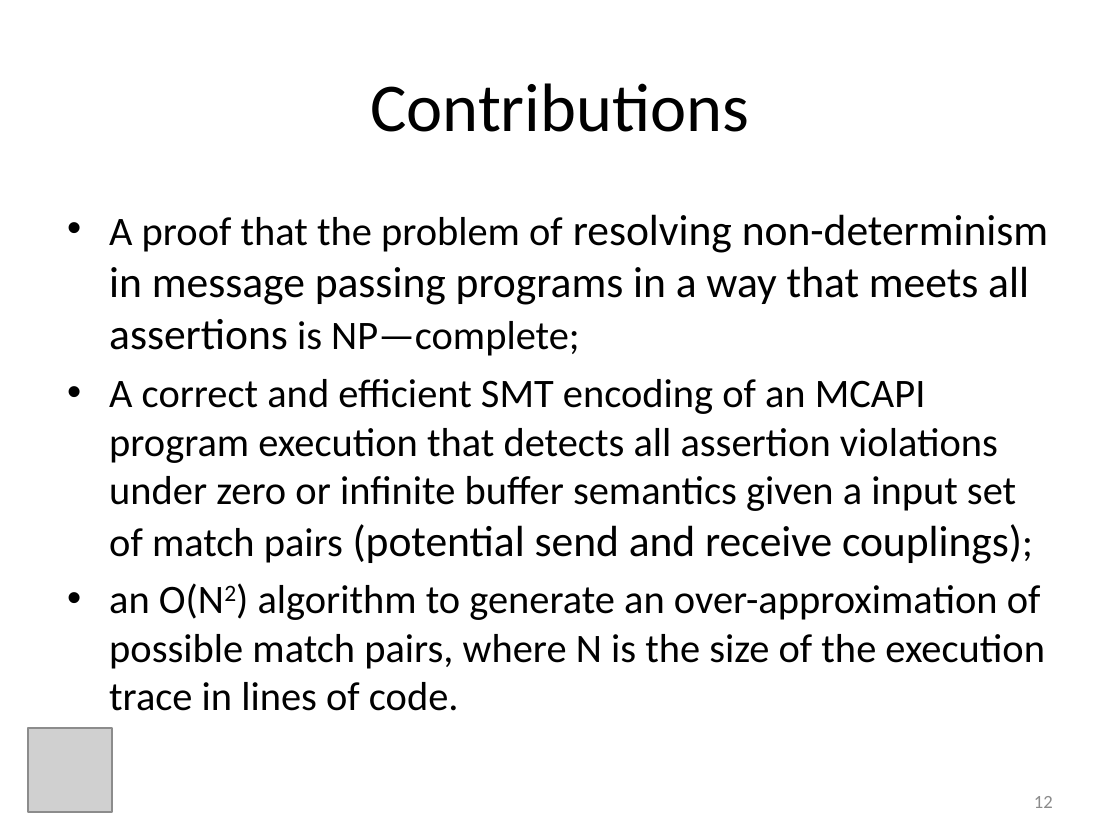
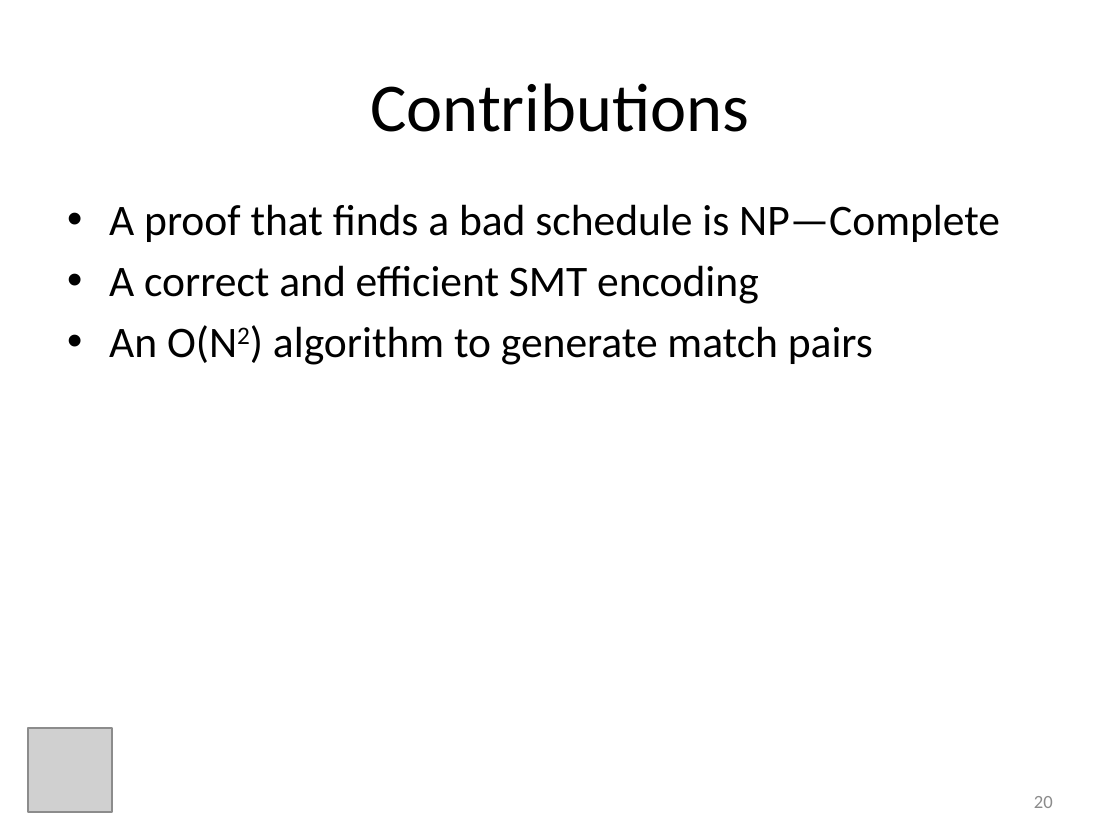
Before and after one commit to ericmercer/MP-trace-language, a slide deck: slide 20 of presentations/ASE2013.pptx (slide 12 before the commit). Drawn at 1120x840 pixels with LibreOffice and Linux fonts; fonts in the diff are those of the drawing; grey boxes stand for pictures. Boxes give left, top, right and bottom in pixels: in the first picture for what was removed or moved away, otherwise in the second. Text is boxed around its words. In the diff, an @@ line names an element or a change of style, - is before the commit and + after.

```diff
--- a/presentations/ASE2013.pptx
+++ b/presentations/ASE2013.pptx
@@ text at (109,204,1000,365): text changed; size 26 to 28 pt @@
-• A proof that the problem of resolving non-determinism in message passing programs in a way that meets all assertions is NP—complete;
-• A correct and efficient SMT encoding of an MCAPI program execution that detects all assertion violations under zero or infinite buffer semantics given a input set of match pairs (potential send and receive couplings);
-• an O(N2) algorithm to generate an over-approximation of possible match pairs, where N is the size of the execution trace in lines of code.
+• A proof that finds a bad schedule is NP—Complete
+• A correct and efficient SMT encoding
+• An O(N2) algorithm to generate match pairs
@@ page number at (1034,796,1053,808): text changed @@
-12
+20
```
Also in this commit, not shown: 28 other slides changed, 17 slides added, 1 slide removed.
